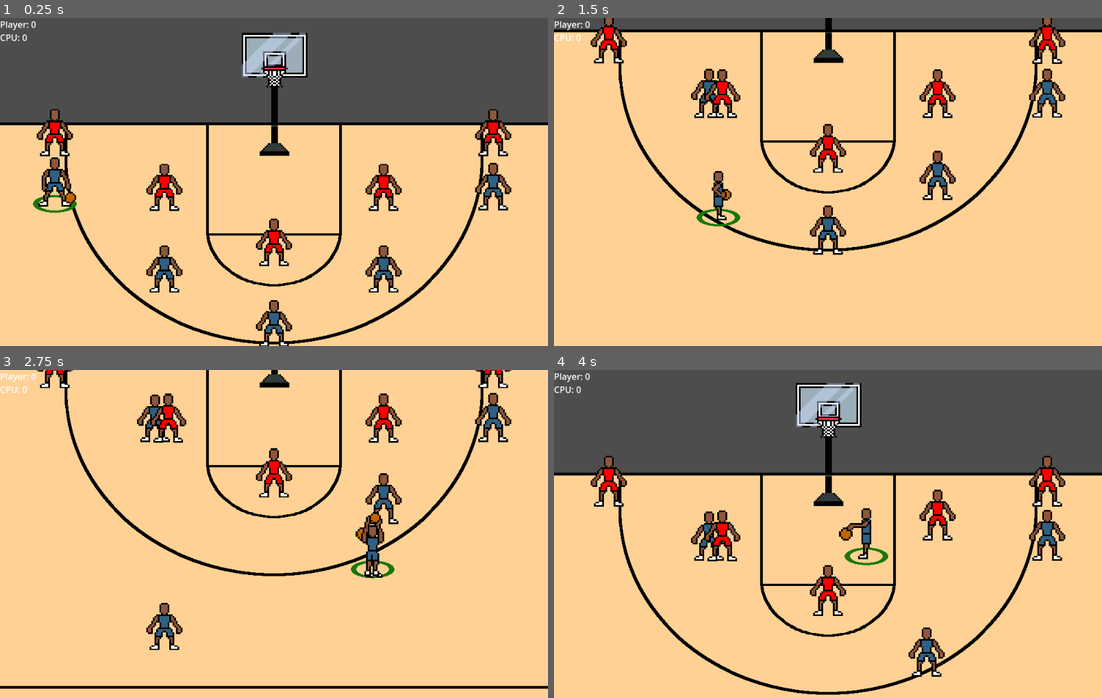
Above: before the commit, frames 1-4 (two rows, left to right).
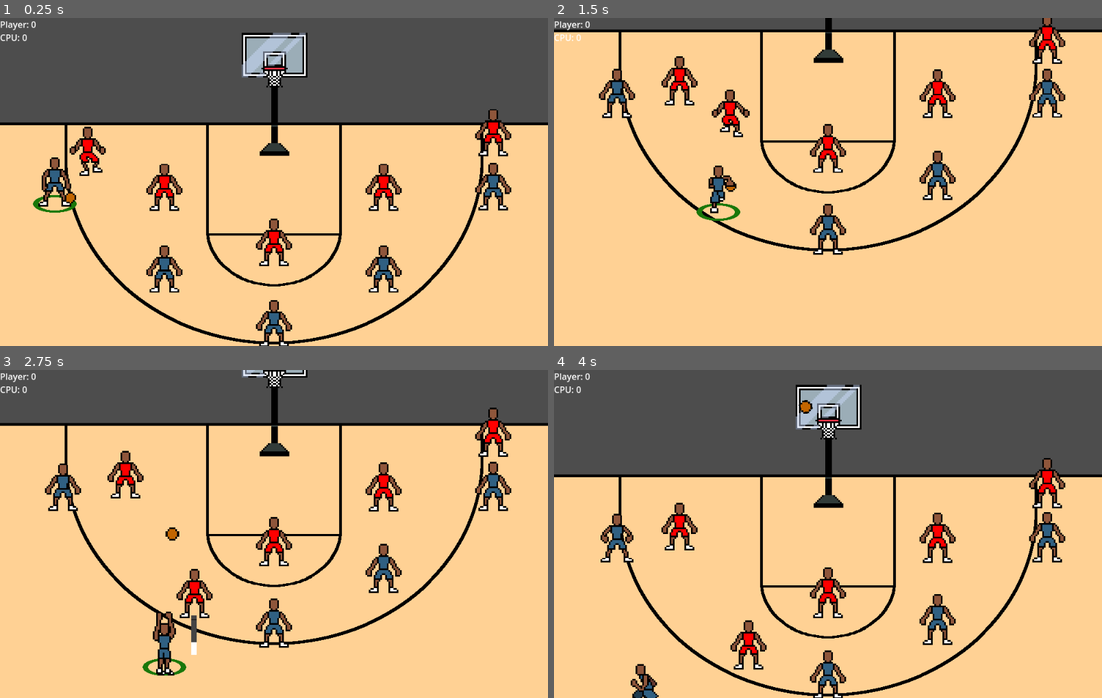
Above: after the commit, the same moments.

Repository: david8zhang/baller-quest-godot
Game: Godot game, scene res://scenes/Main.tscn
The game is run twice, just before and just after one commit, with the same random seed, the same clock (stepped at 60 frames per second) and the same inputs.
Inputs:
- Up to frame 1 (0.25 s): no input
- Up to frame 2 (1.5 s): hold Right (move_right) 0.53-1.28 s; tap Space (pass) at 0.6, 1.35 s; hold Down (move_down) from 1.28 s (still down)
- Up to frame 3 (2.75 s): release Down (move_down) at 2.03 s; hold Right (move_right) from 2.03 s (still down); hold F (shoot_ball) from 2.03 s (still down); tap Space (pass) at 2.3 s
- Up to frame 4 (4 s): release Right (move_right) at 2.78 s; release F (shoot_ball) at 2.78 s; hold Up (move_up) 2.78-3.53 s; tap Space (pass) at 2.85, 3.6 s; hold Left (move_left) from 3.53 s (still down)

The runs differ from the first frame. In frame 1, 0.9% of the frame differs, in the area x 6-20%, y 27-49%; in frame 2, 3.4%; in frame 3, 29%, in the area x 0-100%, y 0-98%; in frame 4, 11%.
Error before the commit: Invalid type in function 'shoot_ball' in base 'RigidBody2D (Player)'. Cannot convert argument 1 from Nil to int. (res://scripts/fsm/ShootState.gd:64)

Commit message:
added on/offball defend behavior

Diff:
--- a/prefab/PlayerAI.tscn
+++ b/prefab/PlayerAI.tscn
@@ -11,6 +11,11 @@
 [ext_resource type="Script" path="res://scripts/behavior-tree/PlayerControl.gd" id="6_uxnl6"]
 [ext_resource type="Script" path="res://scripts/behavior-tree/Idle.gd" id="7_y3g8y"]
 [ext_resource type="Script" path="res://scripts/behavior-tree/HasBall.gd" id="11_lvr25"]
+[ext_resource type="Script" path="res://scripts/behavior-tree/TeamHasPossession.gd" id="12_fk8yq"]
+[ext_resource type="Script" path="res://scripts/behavior-tree/Defend.gd" id="13_esiew"]
+[ext_resource type="Script" path="res://scripts/behavior-tree/IsInOffensivePosition.gd" id="13_udjm0"]
+[ext_resource type="Script" path="res://scripts/behavior-tree/RunDownCourt.gd" id="14_v0ij5"]
+[ext_resource type="Script" path="res://scripts/behavior-tree/IsDefendingBallHandler.gd" id="15_a8bva"]
 
 [node name="PlayerAI" type="Node" node_paths=PackedStringArray("blackboard", "actor")]
 script = ExtResource("1_dm2qq")
@@ -68,5 +73,41 @@
 [node name="Idle" type="Node" parent="BallLooseOrNotSelector/PlayerOrCPUBehaviorSelector/CPUBehaviorSelector/HasBallBehaviorSequence"]
 script = ExtResource("7_y3g8y")
 
-[node name="Idle" type="Node" parent="BallLooseOrNotSelector/PlayerOrCPUBehaviorSelector/CPUBehaviorSelector"]
+[node name="OffballOffenseOrDefenseSelector" type="Node" parent="BallLooseOrNotSelector/PlayerOrCPUBehaviorSelector/CPUBehaviorSelector"]
+script = ExtResource("2_826j1")
+
+[node name="OffballOffenseSequence" type="Node" parent="BallLooseOrNotSelector/PlayerOrCPUBehaviorSelector/CPUBehaviorSelector/OffballOffenseOrDefenseSelector"]
+script = ExtResource("3_202us")
+
+[node name="TeamHasPossession" type="Node" parent="BallLooseOrNotSelector/PlayerOrCPUBehaviorSelector/CPUBehaviorSelector/OffballOffenseOrDefenseSelector/OffballOffenseSequence"]
+script = ExtResource("12_fk8yq")
+
+[node name="IsInPositionSelector" type="Node" parent="BallLooseOrNotSelector/PlayerOrCPUBehaviorSelector/CPUBehaviorSelector/OffballOffenseOrDefenseSelector/OffballOffenseSequence"]
+script = ExtResource("2_826j1")
+
+[node name="RunDownCourtSequence" type="Node" parent="BallLooseOrNotSelector/PlayerOrCPUBehaviorSelector/CPUBehaviorSelector/OffballOffenseOrDefenseSelector/OffballOffenseSequence/IsInPositionSelector"]
+script = ExtResource("3_202us")
+
+[node name="IsInOffensivePosition" type="Node" parent="BallLooseOrNotSelector/PlayerOrCPUBehaviorSelector/CPUBehaviorSelector/OffballOffenseOrDefenseSelector/OffballOffenseSequence/IsInPositionSelector/RunDownCourtSequence"]
+script = ExtResource("13_udjm0")
+
+[node name="RunDownCourt" type="Node" parent="BallLooseOrNotSelector/PlayerOrCPUBehaviorSelector/CPUBehaviorSelector/OffballOffenseOrDefenseSelector/OffballOffenseSequence/IsInPositionSelector/RunDownCourtSequence"]
+script = ExtResource("14_v0ij5")
+
+[node name="Idle" type="Node" parent="BallLooseOrNotSelector/PlayerOrCPUBehaviorSelector/CPUBehaviorSelector/OffballOffenseOrDefenseSelector/OffballOffenseSequence/IsInPositionSelector"]
 script = ExtResource("7_y3g8y")
+
+[node name="DefendOnBallOrOffBallSelector" type="Node" parent="BallLooseOrNotSelector/PlayerOrCPUBehaviorSelector/CPUBehaviorSelector/OffballOffenseOrDefenseSelector"]
+script = ExtResource("2_826j1")
+
+[node name="OnballDefenseSequence" type="Node" parent="BallLooseOrNotSelector/PlayerOrCPUBehaviorSelector/CPUBehaviorSelector/OffballOffenseOrDefenseSelector/DefendOnBallOrOffBallSelector"]
+script = ExtResource("3_202us")
+
+[node name="IsDefendingBallHandler" type="Node" parent="BallLooseOrNotSelector/PlayerOrCPUBehaviorSelector/CPUBehaviorSelector/OffballOffenseOrDefenseSelector/DefendOnBallOrOffBallSelector/OnballDefenseSequence"]
+script = ExtResource("15_a8bva")
+
+[node name="DefendBallHandler" type="Node" parent="BallLooseOrNotSelector/PlayerOrCPUBehaviorSelector/CPUBehaviorSelector/OffballOffenseOrDefenseSelector/DefendOnBallOrOffBallSelector/OnballDefenseSequence"]
+script = ExtResource("13_esiew")
+
+[node name="Idle" type="Node" parent="BallLooseOrNotSelector/PlayerOrCPUBehaviorSelector/CPUBehaviorSelector/OffballOffenseOrDefenseSelector/DefendOnBallOrOffBallSelector"]
+script = ExtResource("7_y3g8y")
--- a/scripts/Game.gd
+++ b/scripts/Game.gd
@@ -3,6 +3,7 @@
 
 enum SIDE { PLAYER, CPU }
 enum SHOT_TYPE { TWO_POINTER, THREE_POINTER }
+enum PLAYER_TYPE { PG, SG, SF, PF, C }
 
 @onready var court = $Court
 @onready var hoop_1 = $Hoop1 as Hoop
--- /dev/null
+++ b/scripts/behavior-tree/Defend.gd
@@ -0,0 +1,39 @@
+class_name DefendBallHandler
+extends ActionLeaf
+
+const MAX_DISTANCE = 45
+var last_moved_time = 0
+
+func tick(actor: Node, _blackboard: Blackboard):
+	var curr_player = actor as Player
+	var anim_sprite = curr_player.anim_sprite as AnimatedSprite2D
+
+	var player_to_defend = curr_player.get_player_to_defend() as Player
+	if player_to_defend != null and player_to_defend.has_ball:
+		curr_player.linear_damp = 0
+		var player_to_defend_pos = player_to_defend.global_position
+		var game = curr_player.game as Game
+		var hoop = game.hoop_1 if curr_player.side == Game.SIDE.CPU else game.hoop_2 as Hoop
+
+		# Get to quarter point between player to defend and hoop
+		var mid_to_hoop = Vector2((player_to_defend_pos.x + hoop.global_position.x) / 2, (player_to_defend_pos.y + hoop.global_position.y) / 2)
+		var quarter_to_hoop = Vector2((player_to_defend_pos.x + mid_to_hoop.x) / 2, (player_to_defend_pos.y + mid_to_hoop.y) / 2)
+
+		# move toward defense point
+		var dir = (quarter_to_hoop - curr_player.global_position).normalized()
+		if (curr_player.global_position - quarter_to_hoop).length() > MAX_DISTANCE:
+			curr_player.linear_velocity = dir * Player.SPEED
+			anim_sprite.play("onball-defensive-slide")
+			anim_sprite.flip_h = dir.x > 0
+			last_moved_time = Time.get_unix_time_from_system() * 1000
+		else:
+			var curr_time = Time.get_unix_time_from_system() * 1000
+			if curr_time - last_moved_time > 250:
+				curr_player.linear_velocity = Vector2.ZERO
+				var anim_name = "onball-defend-front"
+				if curr_player.side == Game.SIDE.CPU:
+					anim_name = "cpu-" + anim_name
+				anim_sprite.play(anim_name)
+	else:
+		curr_player.linear_damp = 100
+		curr_player.linear_velocity = Vector2.ZERO
--- /dev/null
+++ b/scripts/behavior-tree/IsDefendingBallHandler.gd
@@ -0,0 +1,7 @@
+class_name IsDefendingBallHandler
+extends ConditionLeaf
+
+func tick(actor: Node, _blackboard: Blackboard):
+	var curr_player = actor as Player
+	var player_to_defend = curr_player.get_player_to_defend()
+	return SUCCESS if player_to_defend != null and player_to_defend.has_ball else FAILURE
--- /dev/null
+++ b/scripts/behavior-tree/IsInOffensivePosition.gd
@@ -0,0 +1,5 @@
+class_name IsInOffensivePosition
+extends ConditionLeaf
+
+func tick(actor: Node, _blackboard: Blackboard):
+	pass
--- /dev/null
+++ b/scripts/behavior-tree/RunDownCourt.gd
@@ -0,0 +1,5 @@
+class_name RunDownCourt
+extends ActionLeaf
+
+func tick(actor: Node, _blackboard: Blackboard):
+	pass
--- /dev/null
+++ b/scripts/behavior-tree/TeamHasPossession.gd
@@ -0,0 +1,12 @@
+class_name TeamHasPossession
+extends ConditionLeaf
+
+func tick(actor: Node, _blackboard: Blackboard):
+	var player = actor as Player
+	var ball = player.game.ball as Ball
+	if ball != null:
+		if player.side == Game.SIDE.CPU:
+			return SUCCESS if ball.curr_poss_status == Ball.POSS_STATUS.CPU else FAILURE
+		else:
+			return SUCCESS if ball.curr_poss_status == Ball.POSS_STATUS.PLAYER else FAILURE
+	return FAILURE
--- a/scripts/fsm/PassState.gd
+++ b/scripts/fsm/PassState.gd
@@ -1,13 +1,13 @@
 class_name PassState
 extends State
 
-func enter(msg := {}) -> void:
+func enter(_msg := {}) -> void:
 	var player = entity as Player
+	player.linear_velocity = Vector2.ZERO
 	var pass_target = player.pass_target
 	var pass_target_pos = pass_target.global_position
 	var player_pos = player.global_position
 	var x_diff = abs(pass_target_pos.x - player_pos.x)
-	var y_diff = abs(pass_target_pos.y - player_pos.y)
 
 	# Determine whether to play side-pass animation or vertical-pass animation
 	var pass_axis = "vertical"
--- a/scripts/fsm/ShootState.gd
+++ b/scripts/fsm/ShootState.gd
@@ -22,9 +22,10 @@
 		is_released = true
 
 func enter(_msg:={}):
+	var player = entity as Player
+	player.linear_velocity = Vector2.ZERO
 	var anim_name = "shoot-%s-windup" % _get_shoot_anim_angle()
 	if anim_name == "shoot-side-windup":
-		var player = entity as Player
 		var x_diff = player.global_position.x - player.hoop.position.x
 		anim_sprite.flip_h = x_diff > 0
 	else:
Not shown: 1 places in prefab/PlayerAI.tscn that only renumber resources
